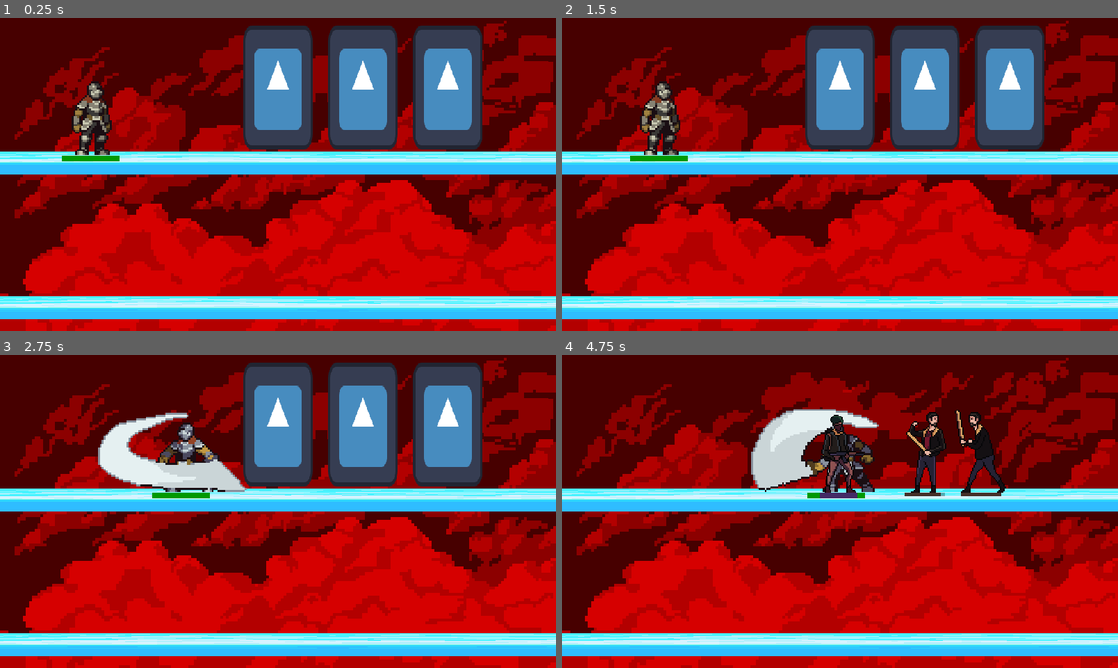
Above: before the commit, frames 1-4 (two rows, left to right).
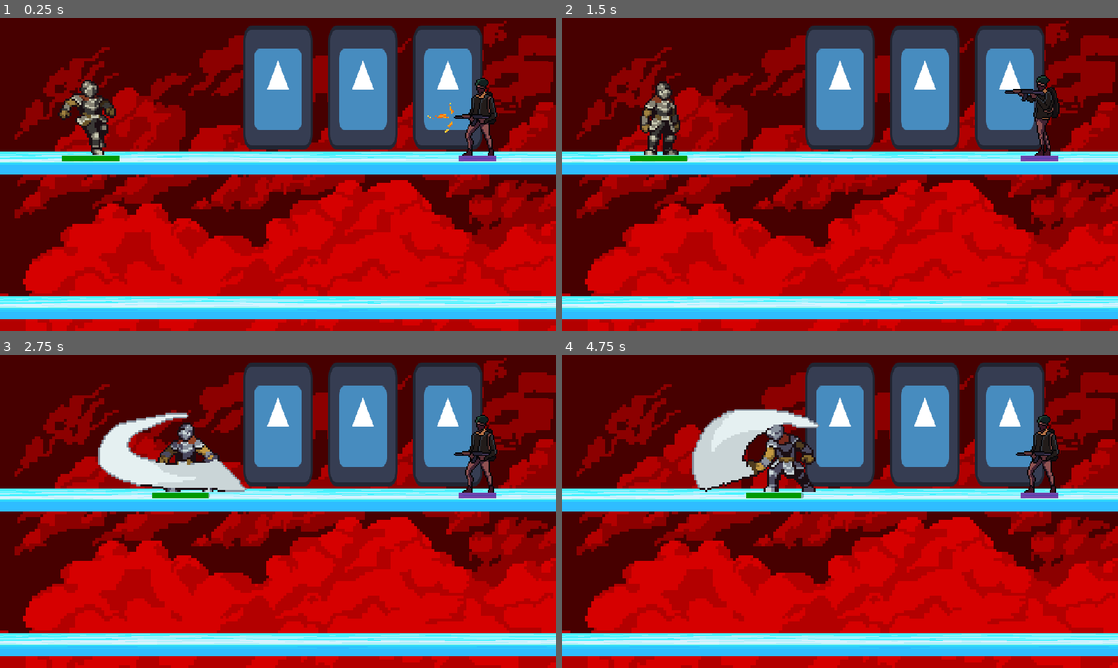
Above: after the commit, the same moments.

Repository: moses0315/CombatSystem
Game: Godot game, scene res://Combat/combat.tscn
Two runs of this game, one before a commit and one after it. Both use one fixed random seed, a clock stepped at 60 frames per second and the inputs below. The engine's default icon, where the game draws it, is replaced by a stand-in: a white triangle on a blue panel in a dark square.
Inputs:
- Up to frame 1 (0.25 s): no input
- Up to frame 2 (1.5 s): hold Space (attack) 0.53-1.28 s; hold Right (right) from 0.53 s (still down); tap Space (attack) at 1.35 s
- Up to frame 3 (2.75 s): release Right (right) at 2.03 s; hold Left (left) from 2.03 s (still down); hold Space (attack) from 2.03 s (still down); tap Q (door_open) at 2.1 s
- Up to frame 4 (4.75 s): release Left (left) at 2.78 s; release Space (attack) at 2.78 s; hold Right (right) 2.78-4.28 s; tap Space (attack) at 2.85, 4.55 s; hold Space (attack) 3.53-4.28 s; hold Left (left) from 4.28 s (still down); tap Q (door_open) at 4.35 s

The runs differ from the first frame. In frame 1, 2.2% of the frame differs, in the area x 10-90%, y 19-46%; in frame 2, 0.9%; in frame 3, 0.9%; in frame 4, 20%, in the area x 23-90%, y 2-46%.

Commit message:
all err fixed

Diff:
--- a/Combat/SodierBullet.gd
+++ b/Combat/SodierBullet.gd
@@ -14,9 +14,9 @@
 # Called every frame. 'delta' is the elapsed time since the previous frame.
 func _process(delta):
 	if to_right:
-		position.x += 1000*delta
+		position.x += 5000*delta
 	else:
-		position.x -= 1000*delta
+		position.x -= 5000*delta
 
 
 func _on_area_2d_body_entered(body):
--- a/Combat/Soldier.gd
+++ b/Combat/Soldier.gd
@@ -20,7 +20,6 @@
 var attack_stat = 0
 
 var fixed_target = null
-#var target = null
 
 @onready var anim = $AnimationPlayer
 @onready var sprite = $AnimatedSprite2D
@@ -60,24 +59,19 @@
 		if $AnimatedSprite2D.flip_h == true:#facing left
 			bullet_instance.to_right = false
 			if attack_stat%2 != 0:
-				#anim.play("attack1")
 				bullet_instance.position = Vector2(-22.308, 1.538)
 			else:
-				#anim.play("attack2")
 				bullet_instance.position = Vector2(-33.077, -18.462)
 		else:
 			bullet_instance.to_right = true
 			if attack_stat%2 == 1:#changed
-				#anim.play("attack1")
 				bullet_instance.position = Vector2(22.308, 1.538)
 			else:
-				#anim.play("attack2")
 				bullet_instance.position = Vector2(33.077, -18.462)
 		if friend:
 			bullet_instance.friend = true
 		else:
 			bullet_instance.friend = false
-		#attack_stat += 1
 		add_child(bullet_instance)
 		create_bullet = false
 
@@ -87,7 +81,7 @@
 		move_and_slide()
 		return
 
-	if fixed_target == null and attack_target_array != []:
+	if attack_target_array != []:
 		var minimum = 100000000
 		for enemy in attack_target_array:
 			if enemy.position.x-position.x >= 0:
@@ -150,30 +144,6 @@
 			anim.play("attack2")
 		attack_stat += 1
 
-#		var bullet_instance =  bullet.instantiate()
-#		if $AnimatedSprite2D.flip_h == true:#facing left
-#			bullet_instance.to_right = false
-#			if attack_stat%2 == 0:
-#				anim.play("attack1")
-#				bullet_instance.position = Vector2(-22.308, 1.538)
-#			else:
-#				anim.play("attack2")
-#				bullet_instance.position = Vector2(-33.077, -18.462)
-#		else:
-#			bullet_instance.to_right = true
-#			if attack_stat%2 == 0:
-#				anim.play("attack1")
-#				bullet_instance.position = Vector2(22.308, 1.538)
-#			else:
-#				anim.play("attack2")
-#				bullet_instance.position = Vector2(33.077, -18.462)
-#		if friend:
-#			bullet_instance.friend = true
-#		else:
-#			bullet_instance.friend = false
-#		attack_stat += 1
-#		add_child(bullet_instance)
-
 
 func take_damage(attack_power):
 	health -= attack_power
@@ -214,23 +184,6 @@
 	once_attack = false
 
 func _on_attack_area_body_entered(body):
-	if not once_attack:
-		body.take_damage(self_attack_power)
+	if not once_attack and fixed_target != null:
+		fixed_target.take_damage(self_attack_power)
 		once_attack = true
-
-#	if not once_attack:
-#		once_attack = true
-#		var minimum = 100000000
-#		if enemy_array != []:
-#			var target
-#			if $AnimatedSprite2D.flip_h == false:#facing right
-#				for enemy in attack_target_array:
-#					if enemy.position.x-position.x < minimum:
-#						minimum = enemy.position.x-position.x
-#						target = enemy
-#			else:
-#				for enemy in attack_target_array:
-#					if (enemy.position.x-position.x)*-1 < minimum:
-#						minimum = (enemy.position.x-position.x)*-1
-#						target = enemy
-#			target.take_damage(self_attack_power)
--- a/Combat/combat.tscn
+++ b/Combat/combat.tscn
@@ -1,10 +1,11 @@
-[gd_scene load_steps=8 format=3 uid="uid://dpvx5dtqgyxr0"]
+[gd_scene load_steps=9 format=3 uid="uid://dpvx5dtqgyxr0"]
 
 [ext_resource type="Texture2D" uid="uid://bb8betedfjl0u" path="res://Assets/Backcground/back.png" id="1_61lqm"]
 [ext_resource type="PackedScene" uid="uid://wfufadg3krmj" path="res://Combat/player.tscn" id="2_x76vy"]
 [ext_resource type="PackedScene" uid="uid://bhh6t0a2uc0nq" path="res://Combat/three_doors.tscn" id="3_bvjdj"]
 [ext_resource type="Script" path="res://Combat/NPCs.gd" id="3_khaqe"]
 [ext_resource type="AudioStream" uid="uid://d2rrwdkre8t4i" path="res://Assets/Audio/Candyland.mp3" id="4_iiash"]
+[ext_resource type="PackedScene" uid="uid://ciotvvhl257rt" path="res://Combat/soldier.tscn" id="6_be23j"]
 
 [sub_resource type="RectangleShape2D" id="RectangleShape2D_hey54"]
 size = Vector2(509, 1016)
@@ -105,3 +106,6 @@
 [node name="Player" parent="." instance=ExtResource("2_x76vy")]
 position = Vector2(96, 100)
 scale = Vector2(2, 2)
+
+[node name="Soldier" parent="." instance=ExtResource("6_be23j")]
+position = Vector2(496, 88)
--- a/Combat/player.gd
+++ b/Combat/player.gd
@@ -84,6 +84,7 @@
 		else:
 			anim.play("hit")
 
+
 func _on_attack_cooldown_timer_timeout():
 	is_attacking = false
 
--- a/Combat/player.tscn
+++ b/Combat/player.tscn
@@ -596,8 +596,8 @@
 scale = Vector2(3, 3)
 collision_layer = 2
 script = ExtResource("1_2258w")
-facing_left_position = Vector2(-26, 0)
-facing_right_position = Vector2(26, 0)
+facing_left_position = Vector2(-24.667, 0)
+facing_right_position = Vector2(24.667, 0)
 
 [node name="Camera2D" type="Camera2D" parent="."]
 zoom = Vector2(2, 2)
--- a/Combat/soldier.tscn
+++ b/Combat/soldier.tscn
@@ -157,6 +157,18 @@
 "update": 1,
 "values": [1]
 }
+tracks/1/type = "value"
+tracks/1/imported = false
+tracks/1/enabled = true
+tracks/1/path = NodePath(".:create_bullet")
+tracks/1/interp = 1
+tracks/1/loop_wrap = true
+tracks/1/keys = {
+"times": PackedFloat32Array(0),
+"transitions": PackedFloat32Array(1),
+"update": 1,
+"values": [false]
+}
 
 [sub_resource type="Animation" id="Animation_k8g1v"]
 resource_name = "attack1"
@@ -180,10 +192,10 @@
 tracks/1/interp = 1
 tracks/1/loop_wrap = true
 tracks/1/keys = {
-"times": PackedFloat32Array(0, 0.1, 0.2, 0.3, 0.4, 1.1),
-"transitions": PackedFloat32Array(1, 1, 1, 1, 1, 1),
-"update": 1,
-"values": [0, 1, 2, 3, 0, 0]
+"times": PackedFloat32Array(0, 0.1, 0.2, 0.3, 0.4, 0.5, 0.6, 0.7, 0.8, 0.9, 1),
+"transitions": PackedFloat32Array(1, 1, 1, 1, 1, 1, 1, 1, 1, 1, 1),
+"update": 1,
+"values": [0, 1, 2, 3, 0, 0, 0, 0, 0, 0, 0]
 }
 tracks/2/type = "value"
 tracks/2/imported = false
@@ -192,7 +204,7 @@
 tracks/2/interp = 1
 tracks/2/loop_wrap = true
 tracks/2/keys = {
-"times": PackedFloat32Array(0.1, 0.2),
+"times": PackedFloat32Array(0.2, 0.3),
 "transitions": PackedFloat32Array(1, 1),
 "update": 1,
 "values": [false, true]
@@ -209,6 +221,18 @@
 "update": 0,
 "values": [2.0, 1.0]
 }
+tracks/4/type = "value"
+tracks/4/imported = false
+tracks/4/enabled = true
+tracks/4/path = NodePath(".:create_bullet")
+tracks/4/interp = 1
+tracks/4/loop_wrap = true
+tracks/4/keys = {
+"times": PackedFloat32Array(0.2, 1.1),
+"transitions": PackedFloat32Array(1, 1),
+"update": 1,
+"values": [true, false]
+}
 
 [sub_resource type="Animation" id="Animation_i1kmo"]
 resource_name = "attack2"
@@ -232,10 +256,10 @@
 tracks/1/interp = 1
 tracks/1/loop_wrap = true
 tracks/1/keys = {
-"times": PackedFloat32Array(0, 0.1, 0.2, 0.3, 0.4, 1.1),
-"transitions": PackedFloat32Array(1, 1, 1, 1, 1, 1),
-"update": 1,
-"values": [0, 1, 2, 3, 0, 0]
+"times": PackedFloat32Array(0, 0.1, 0.2, 0.3, 0.4, 0.5, 0.6, 0.7, 0.8, 0.9, 1),
+"transitions": PackedFloat32Array(1, 1, 1, 1, 1, 1, 1, 1, 1, 1, 1),
+"update": 1,
+"values": [0, 1, 2, 3, 0, 0, 0, 0, 0, 0, 0]
 }
 tracks/2/type = "value"
 tracks/2/imported = false
@@ -244,7 +268,7 @@
 tracks/2/interp = 1
 tracks/2/loop_wrap = true
 tracks/2/keys = {
-"times": PackedFloat32Array(0.1, 0.2),
+"times": PackedFloat32Array(0.2, 0.3),
 "transitions": PackedFloat32Array(1, 1),
 "update": 1,
 "values": [false, true]
@@ -256,10 +280,10 @@
 tracks/3/interp = 1
 tracks/3/loop_wrap = true
 tracks/3/keys = {
-"times": PackedFloat32Array(0.1),
-"transitions": PackedFloat32Array(1),
-"update": 1,
-"values": [true]
+"times": PackedFloat32Array(0.2, 1.1),
+"transitions": PackedFloat32Array(1, 1),
+"update": 1,
+"values": [true, false]
 }
 tracks/4/type = "value"
 tracks/4/imported = false
@@ -545,13 +569,12 @@
 [sub_resource type="StyleBoxFlat" id="StyleBoxFlat_ymy43"]
 
 [sub_resource type="RectangleShape2D" id="RectangleShape2D_ihu2a"]
-size = Vector2(326.154, 12.3077)
+size = Vector2(332.846, 12.3077)
 
 [node name="Soldier" type="CharacterBody2D"]
 scale = Vector2(1.3, 1.3)
 collision_layer = 0
 script = ExtResource("1_ceqk6")
-create_bullet = true
 facing_left_position = Vector2(-181, 0)
 facing_right_position = Vector2(181, 0)
 
@@ -583,7 +606,7 @@
 [node name="AnimatedSprite2D" type="AnimatedSprite2D" parent="."]
 position = Vector2(0, -32)
 sprite_frames = SubResource("SpriteFrames_0rtw4")
-animation = &"attack2"
+animation = &"attack1"
 autoplay = "idle"
 frame = 1
 
@@ -603,8 +626,9 @@
 collision_mask = 0
 
 [node name="CollisionShape2D" type="CollisionShape2D" parent="AttackArea"]
-position = Vector2(181, 0)
+position = Vector2(184, 0)
 shape = SubResource("RectangleShape2D_ihu2a")
+disabled = true
 
 [connection signal="body_entered" from="EnemyDetectionArea" to="." method="_on_enemy_detection_area_body_entered"]
 [connection signal="body_exited" from="EnemyDetectionArea" to="." method="_on_enemy_detection_area_body_exited"]
Binary file changed: Assets/Player/_Attack2.png
Binary file changed: Assets/Player/_AttackCombo2hit.png
